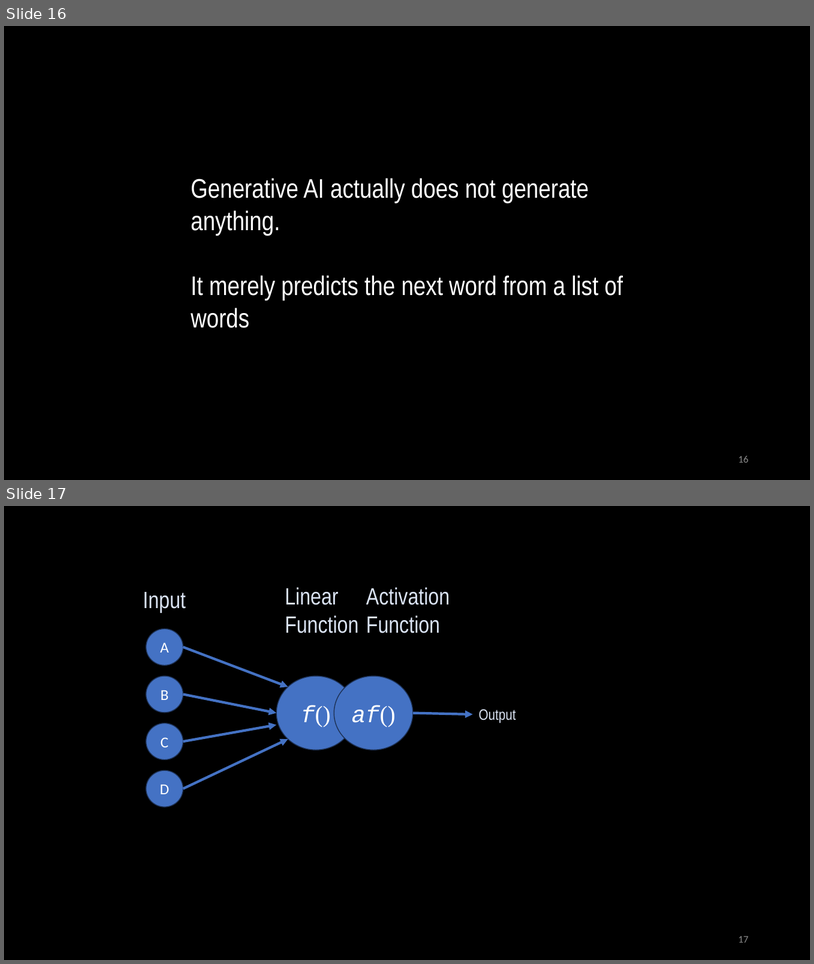
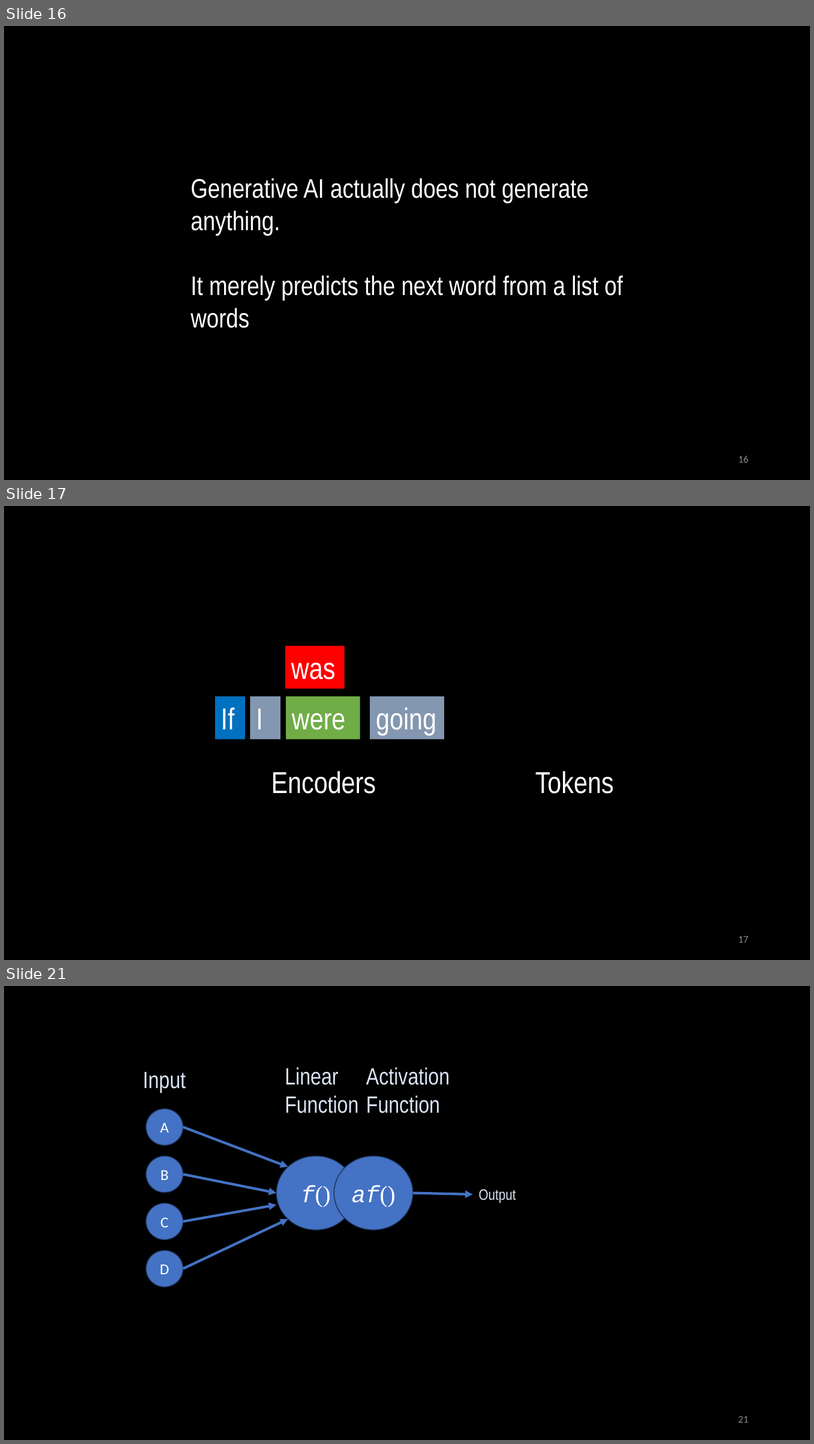
Before and after one commit to arupnanda/noug-llama-with-rag, a slide deck: GenAI from Beginner to Advanced.pptx. Shown one above the other, each under a label of ours: slides 16 and 17 before the commit, slides 16, 17 and 21 after it; the slides between them are not shown. The pictures are 814x964 and 814x1444 pixels, drawn with LibreOffice and Linux fonts; fonts in the diff are those of the drawing. Boxes give left, top, right and bottom in pixels: in the first picture for what was removed or moved away, otherwise in the second. Text is boxed around its words. In the diff, an @@ line names an element or a change of style, - is before the commit and + after.

```diff
--- a/GenAI from Beginner to Advanced.pptx
+++ b/GenAI from Beginner to Advanced.pptx
@@ slide 17 added at bbox=[4, 506, 810, 960], background #000000 @@
@@ rectangle added at bbox=[285, 646, 345, 688], fill #FF0000, 36 pt, text #FFFFFF @@
+was
@@ rectangle added at bbox=[215, 697, 245, 739], fill #0070C0, 36 pt, text #FFFFFF @@
+If
@@ rectangle added at bbox=[250, 697, 281, 739], fill #8497B0, 36 pt, text #FFFFFF @@
+I
@@ rectangle added at bbox=[286, 697, 360, 739], fill #70AD47, 36 pt, text #FFFFFF @@
+were
@@ rectangle added at bbox=[370, 697, 444, 739], fill #8497B0, 36 pt, text #FFFFFF @@
+going
@@ text added at bbox=[272, 771, 376, 793], 36 pt, text #FFFFFF @@
+Encoders
@@ text added at bbox=[536, 771, 614, 793], 36 pt, text #FFFFFF @@
+Tokens
@@ page number added at bbox=[738, 936, 749, 942], 12 pt, text #8C8C8C @@
+17
@@ what was slide 17 is now slide 21 @@
@@ page number at bbox=[738, 1416, 749, 1422]: text changed @@
-17
+21
```
Also in this commit, not shown: 3 other slides added.
